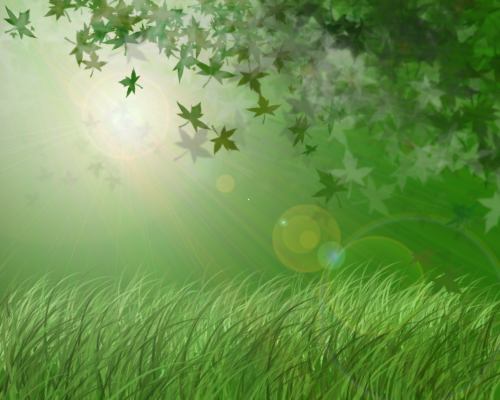
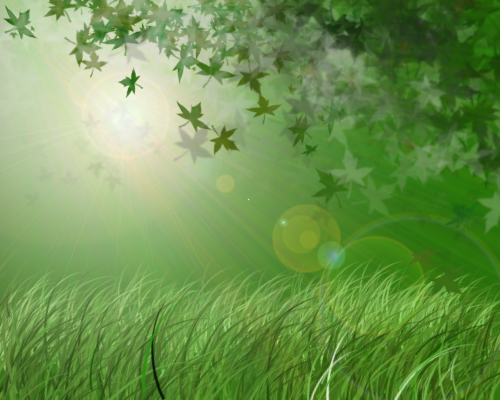
Layered file, before and after one edit (500 x 400). Changes by layer:
painted on "Grass" over [89, 297, 496, 400]
